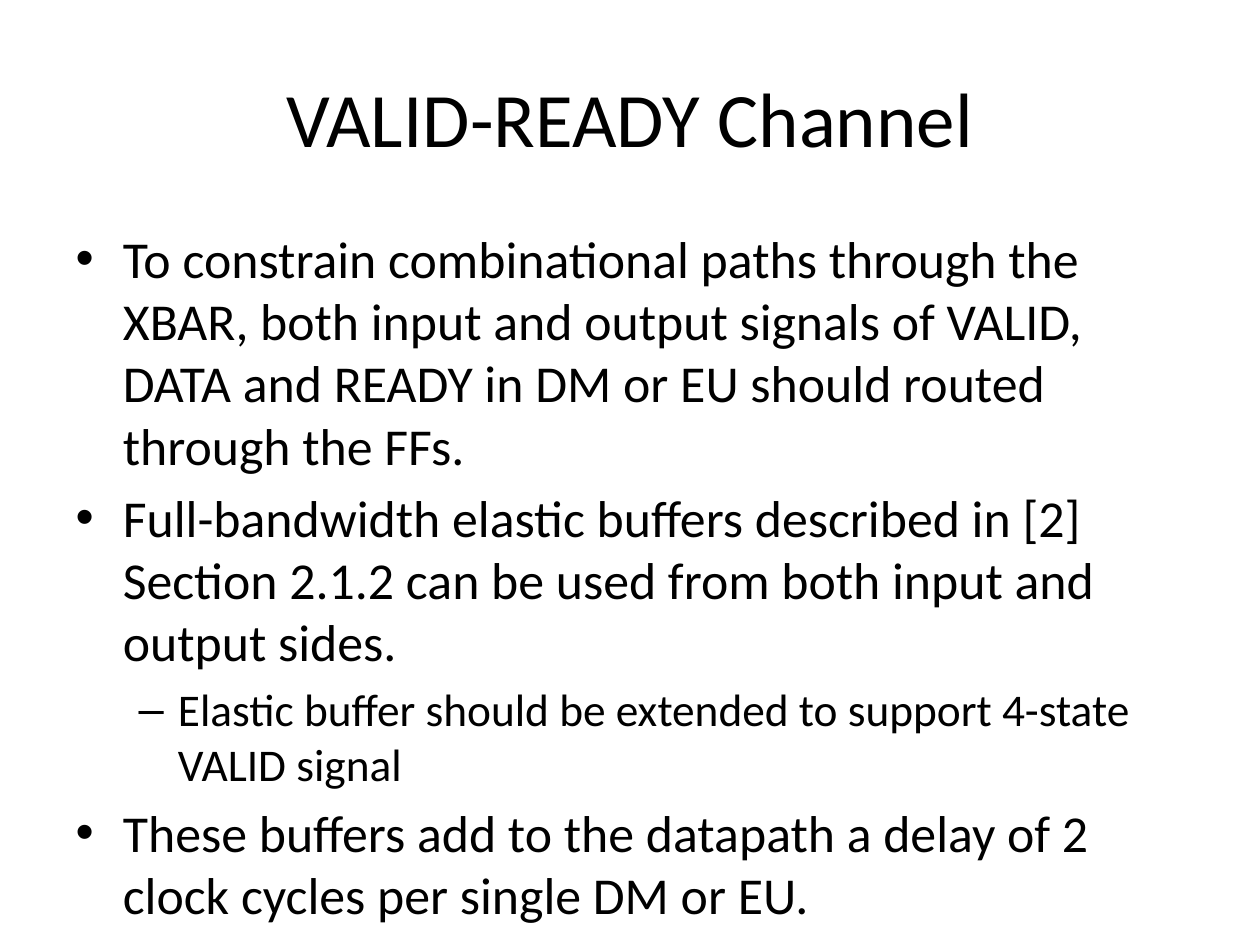
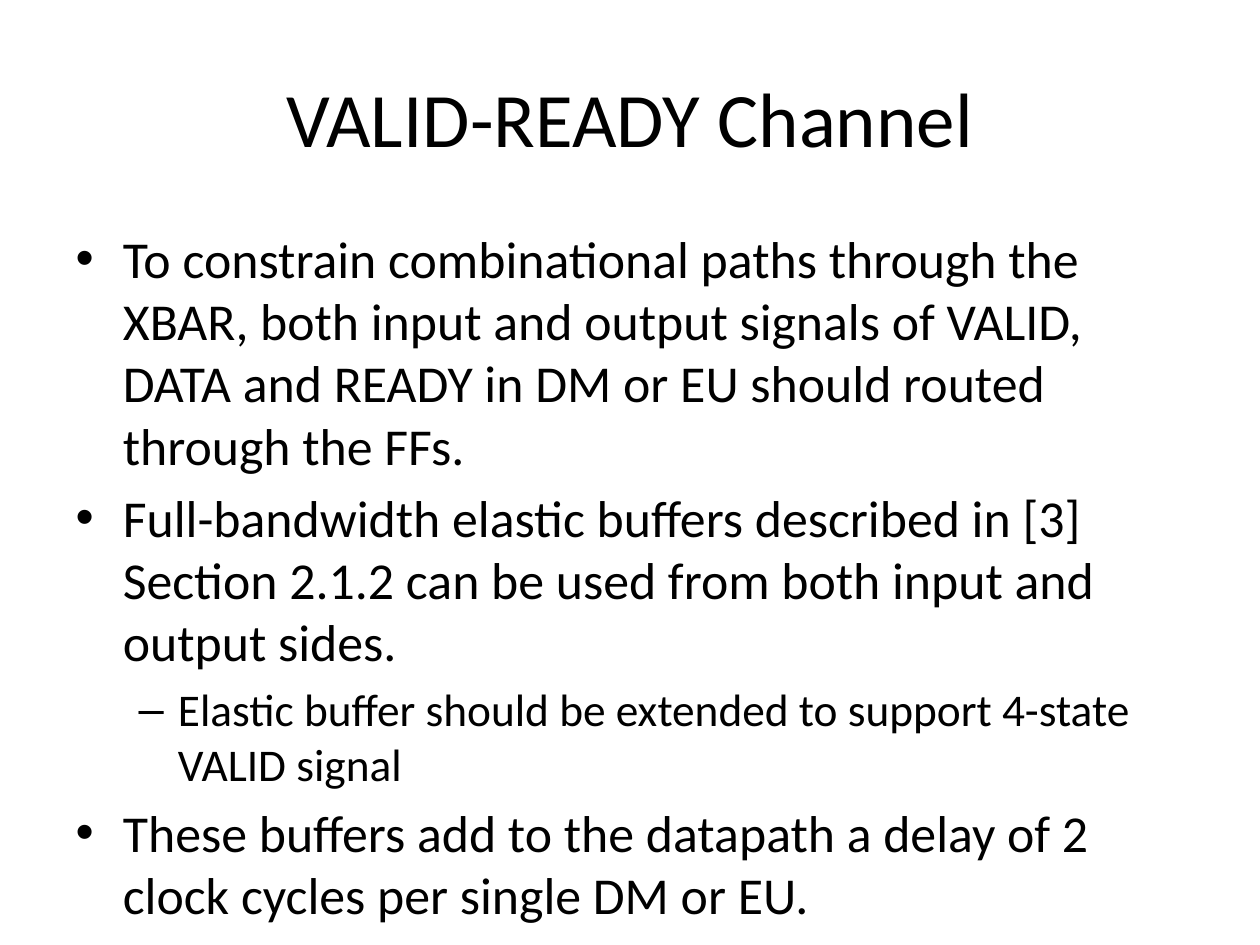
Before and after one commit to timurkelin/simsimd, a slide deck: slide 30 of doc/simsimd.pptx. Drawn at 1260x945 pixels with LibreOffice and Linux fonts; fonts in the diff are those of the drawing; background and template pictures are left out. Boxes give left, top, right and bottom in pixels: in the first picture for what was removed or moved away, otherwise in the second. Text is boxed around its words. In the diff, an @@ line names an element or a change of style, - is before the commit and + after.

```diff
--- a/doc/simsimd.pptx
+++ b/doc/simsimd.pptx
@@ text at (x1=123, y1=499, x2=1094, y2=670): text changed @@
-• Full-bandwidth elastic buffers described in [2] Section 2.1.2 can be used from both input and output sides.
+• Full-bandwidth elastic buffers described in [3] Section 2.1.2 can be used from both input and output sides.
```
Also in this commit, not shown: 8 other slides changed, 3 other files.
